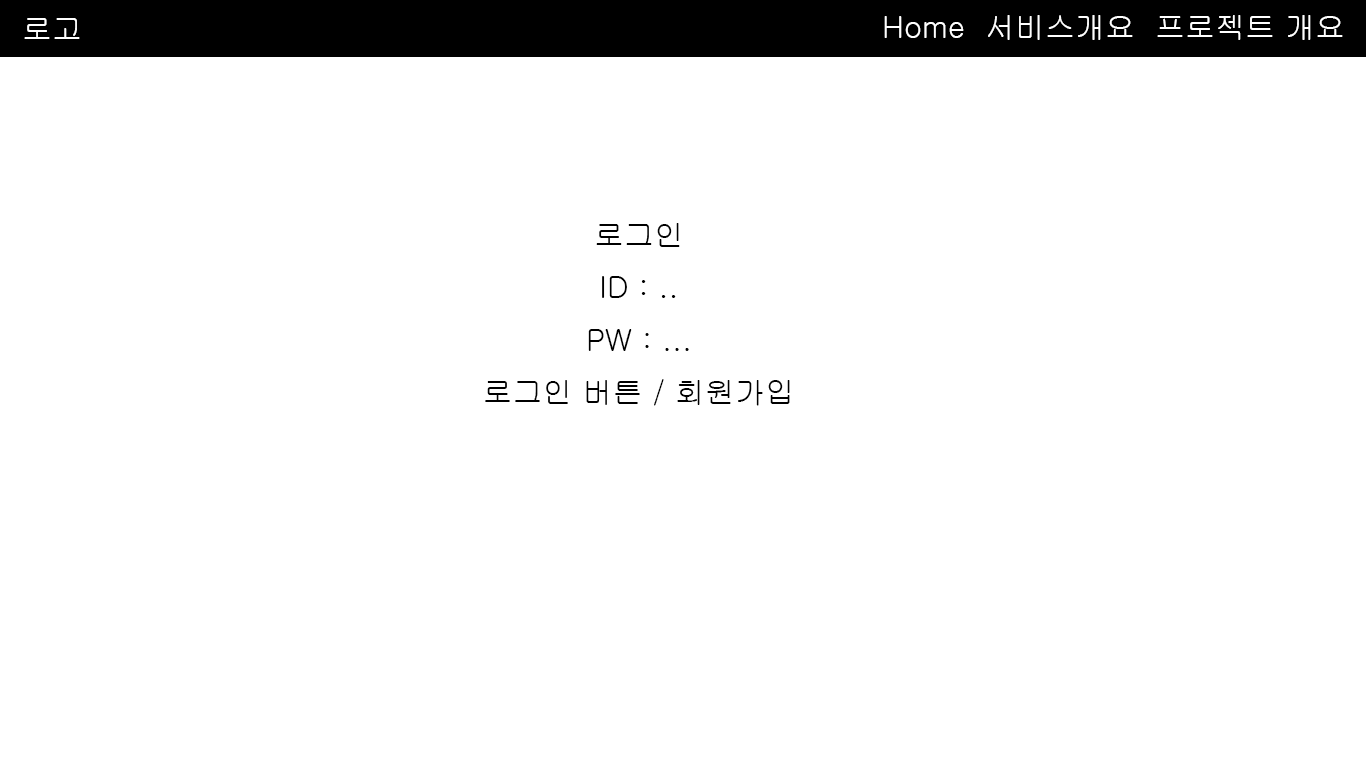
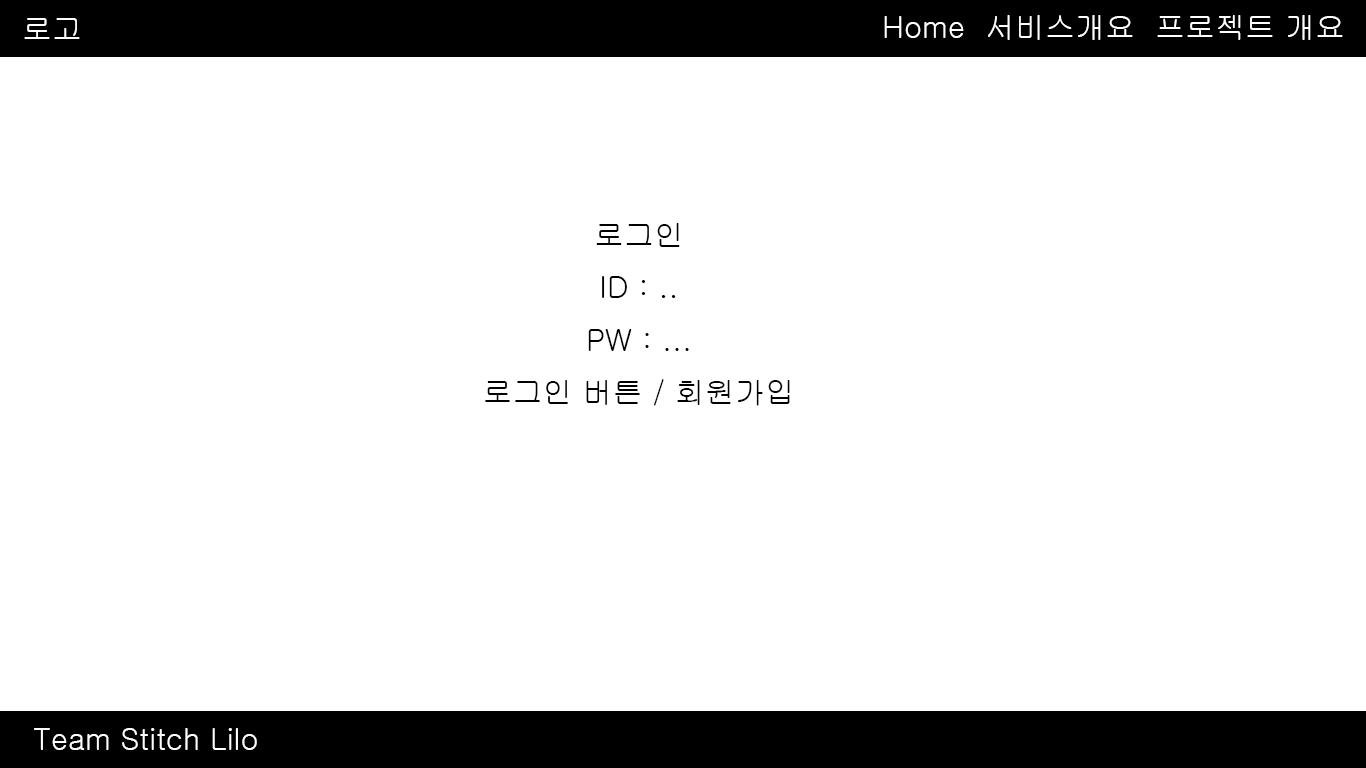
Layered file, before and after one edit (1366×768). Changes by layer:
added layer "Team Stitch Lilo" in group "대지 1" over [34, 728, 257, 750]
added layer "레이어 4" in group "대지 1" over [0, 711, 1366, 768]
